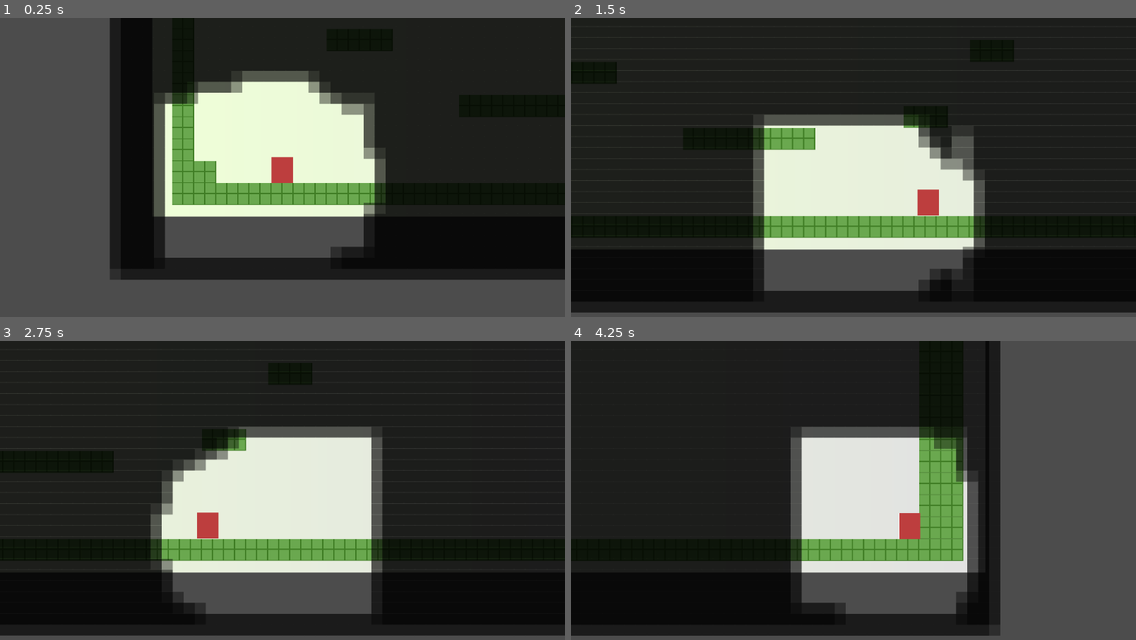
Above: before the commit, frames 1-4 (two rows, left to right).
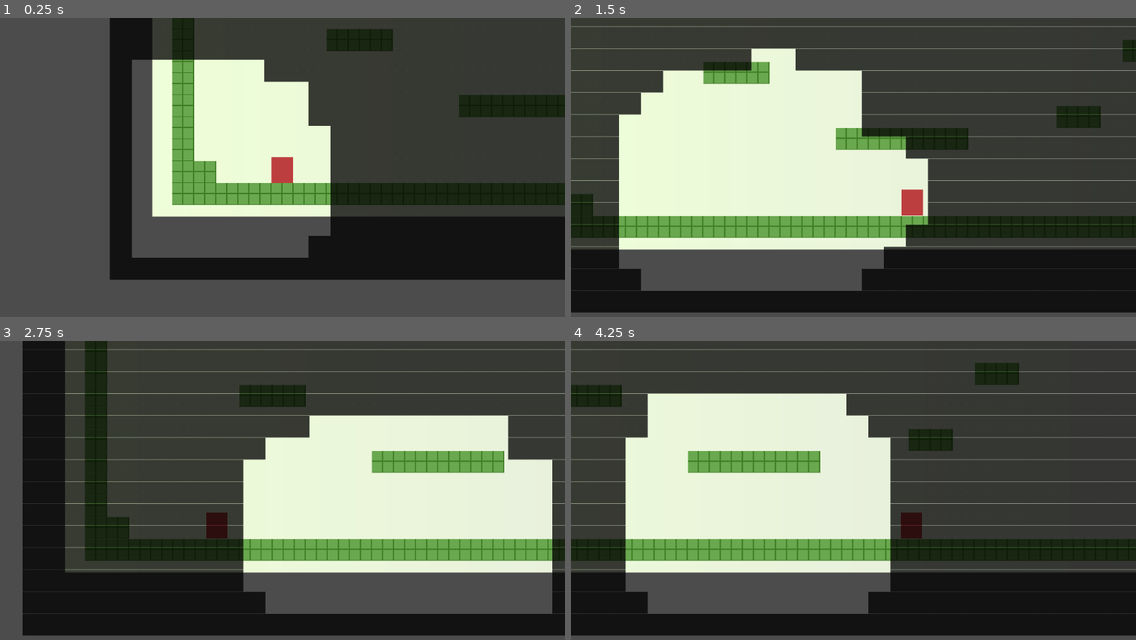
Above: after the commit, the same moments.

Repository: glitchcore/comfort
Game: Godot game, scene res://Scenes/BaseLevel.tscn
Two runs of this game, one before a commit and one after it. Both use one fixed random seed, a clock stepped at 60 frames per second and the inputs below.
Inputs:
- Up to frame 1 (0.25 s): no input
- Up to frame 2 (1.5 s): hold Right (ui_right) from 0.53 s (still down); tap Space (jump) at 0.77 s
- Up to frame 3 (2.75 s): tap Space (jump) at 1.52 s; release Right (ui_right) at 2.03 s; hold Left (ui_left) from 2.03 s (still down)
- Up to frame 4 (4.25 s): release Left (ui_left) at 2.78 s; hold Right (ui_right) from 2.78 s (still down); tap Space (jump) at 3.02, 3.77 s

The runs differ from the first frame. In frame 1, 34% of the frame differs, in the area x 19-100%, y 0-88%; in frame 2, 68%; in frame 3, 63%; in frame 4, 78%, in the area x 0-100%, y 0-99%.

Commit message:
update web build

Diff:
--- a/Actors/Space.gd
+++ b/Actors/Space.gd
@@ -3,7 +3,7 @@
 
 const SIZE = [100, 100]
 const UPDATE_SIZE = 10
-export var space_size = 10
+export var space_size = 6
 
 func create_state():
 	var res = []
--- a/Actors/Space.tscn
+++ b/Actors/Space.tscn
@@ -4,9 +4,9 @@
 [ext_resource path="res://Actors/Space.gd" type="Script" id=2]
 
 [node name="SpaceMap" type="TileMap"]
-modulate = Color( 0, 0, 0, 0.407843 )
+modulate = Color( 0, 0, 0, 0.768627 )
 tile_set = ExtResource( 1 )
-cell_size = Vector2( 20, 20 )
+cell_size = Vector2( 40, 40 )
 collision_layer = 4
 collision_mask = 0
 format = 1
--- a/Actors/SpaceDetector.gd
+++ b/Actors/SpaceDetector.gd
@@ -1,7 +1,7 @@
 extends KinematicBody2D
 
 onready var player = get_node("/root/BaseLevel/Player")
-export var speed = 800
+export var speed = 300
 
 # Called when the node enters the scene tree for the first time.
 func _ready() -> void:
Not shown, changed: docs/index.html
Not shown, changed: docs/index.pck
